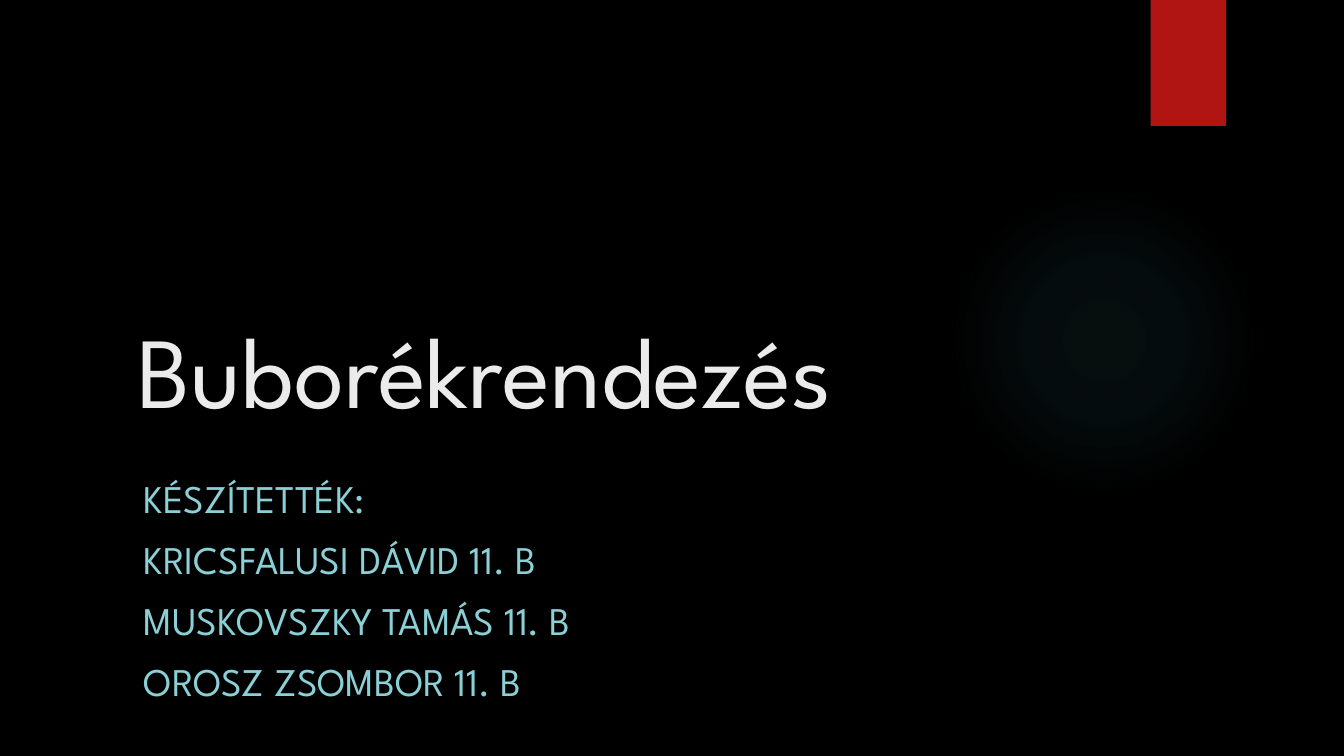
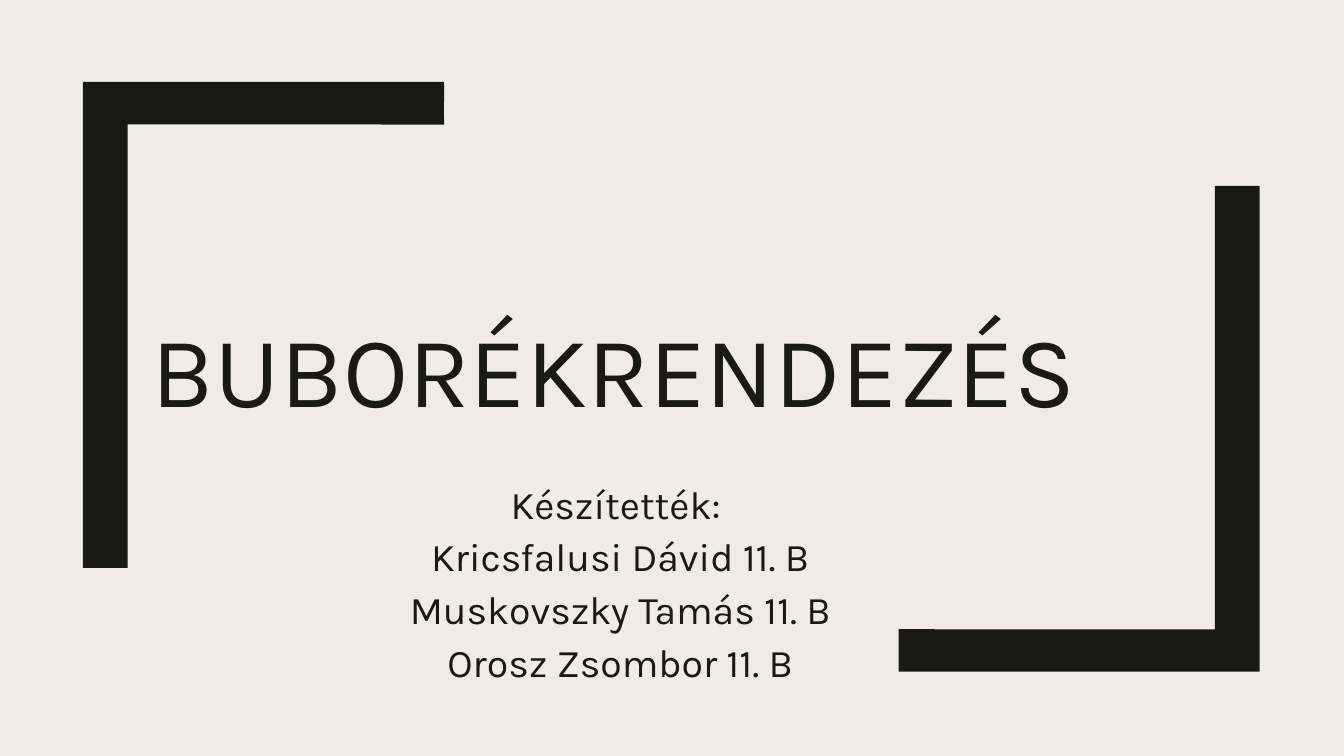
Before and after one commit to mskvszkyt/buborekrendezes, a slide deck: slide 1 of Buborékrendezés.pptx. Drawn at 1344x756 pixels with LibreOffice and Linux fonts; fonts in the diff are those of the drawing; background and template pictures are left out. Boxes give left, top, right and bottom in pixels: in the first picture for what was removed or moved away, otherwise in the second. Text is boxed around its words. In the diff, an @@ line names an element or a change of style, - is before the commit and + after.

```diff
--- a/Buborékrendezés.pptx
+++ b/Buborékrendezés.pptx
@@ background picture (left out) to #EFEDE3 @@
@@ rectangle removed at box(1150, 0, 1226, 126) @@
@@ freeform shape added at box(83, 82, 444, 568), fill #191B0E @@
@@ freeform shape added at box(899, 186, 1260, 671), fill #191B0E @@
@@ ellipse removed at box(949, 185, 1259, 495) @@
@@ title at box(152, 317, 1075, 409): text changed; font League Spartan to Karla; text colour #EBEBEB to #191B0E @@
-Buborékrendezés
+BUBORÉKRENDEZÉS
@@ subtitle at box(410, 489, 830, 678): text changed; font League Spartan to Karla; text colour #8AD0D6 to #191B0E @@
-KÉSZÍTETTÉK:
-KRICSFALUSI DÁVID 11. B
-MUSKOVSZKY TAMÁS 11. B
-OROSZ ZSOMBOR 11. B
+Készítették:
+Kricsfalusi Dávid 11. B
+Muskovszky Tamás 11. B
+Orosz Zsombor 11. B
```
Also in this commit, not shown: 1 other slide changed, 1 slide added.
